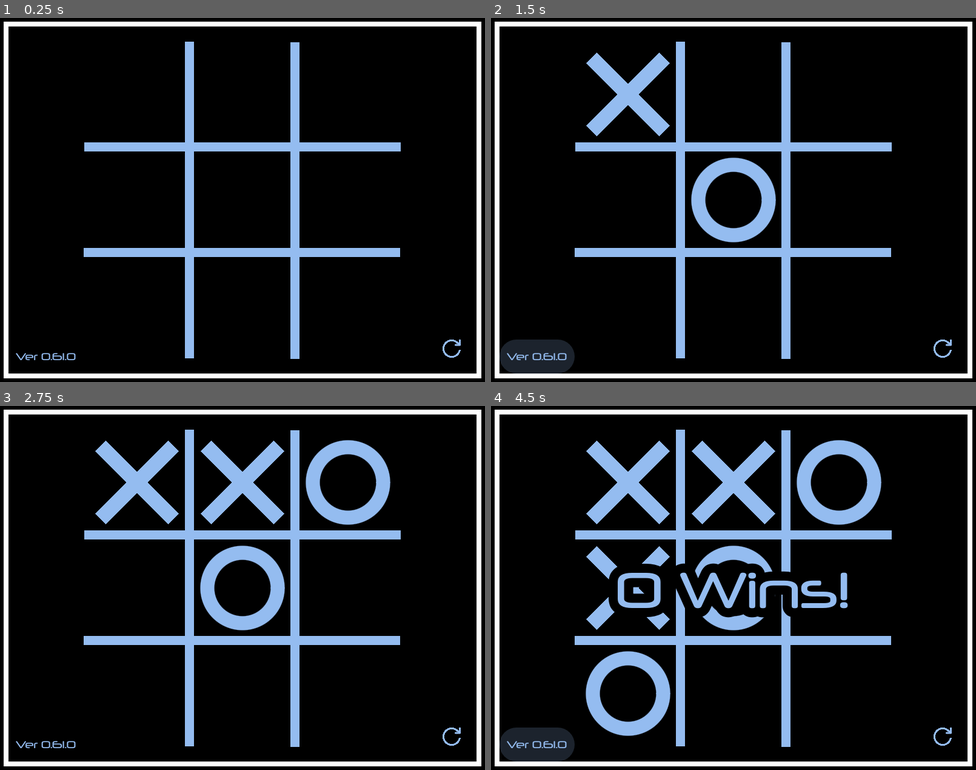
Above: before the commit, frames 1-4 (two rows, left to right).
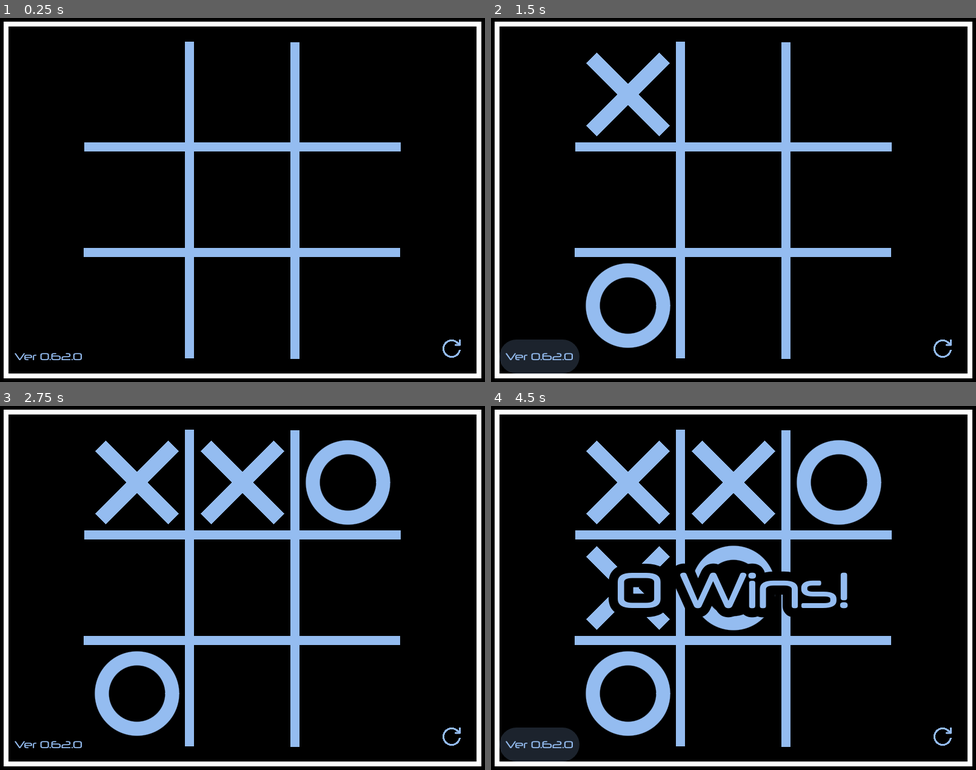
Above: after the commit, the same moments.

Repository: joshuafolkken/tic-tac-toe
Game: Godot game, scene res://scenes/main.tscn
Two runs of this game, one before a commit and one after it. Both use one fixed random seed, a clock stepped at 60 frames per second and the inputs below.
Inputs (mouse positions are in pixels of both pictures, inside the frame that each line leads up to):
- Up to frame 1 (0.25 s): no input
- Up to frame 2 (1.5 s): click (626, 94) at 0.52 s; click "Ver 0.61.0" (after the commit: "Ver 0.62.0") at 1.25 s
- Up to frame 3 (2.75 s): click (242, 482) at 2.02 s
- Up to frame 4 (4.5 s): click "Ver 0.61.0" (after the commit: "Ver 0.62.0") at 2.75 s; click (626, 588) at 3.52 s; click "Ver 0.61.0" (after the commit: "Ver 0.62.0") at 4.25 s

The runs differ from the first frame. In frame 1, 0.1% of the frame differs, in the area x 3-17%, y 92-94%; in frame 2, 3.9%, in the area x 3-59%, y 38-98%; in frame 3, 3.8%; in frame 4, 0.2%.

Commit message:
initial random move #205

Diff:
--- a/project.godot
+++ b/project.godot
@@ -11,7 +11,7 @@
 [application]
 
 config/name="Tic Tac Toe"
-config/version="0.61.0"
+config/version="0.62.0"
 run/main_scene="res://scenes/main.tscn"
 config/features=PackedStringArray("4.3", "GL Compatibility")
 config/icon="res://icon.svg"
--- a/src/lib/ai_strategy/minimax_strategy.gd
+++ b/src/lib/ai_strategy/minimax_strategy.gd
@@ -79,12 +79,18 @@
 	var available_positions := _board.get_empty_positions()
 
 	if available_positions.size() >= BoardPosition.MAX_SIZE ** 2 - 1:
-		available_positions.sort_custom(
-			func(a: BoardPosition, b: BoardPosition) -> int:
-				return a.get_priority() > b.get_priority()
+		available_positions = available_positions.filter(
+			func(position: BoardPosition) -> bool: return position.get_priority() >= 1
 		)
 
-		return available_positions[0]
+		return available_positions.pick_random()
+
+		# available_positions.sort_custom(
+		# 	func(a: BoardPosition, b: BoardPosition) -> int:
+		# 		return a.get_priority() > b.get_priority()
+		# )
+
+		# return available_positions[0]
 
 	var best_score := INITIAL_ALPHA
 	var best_position := available_positions[0]
